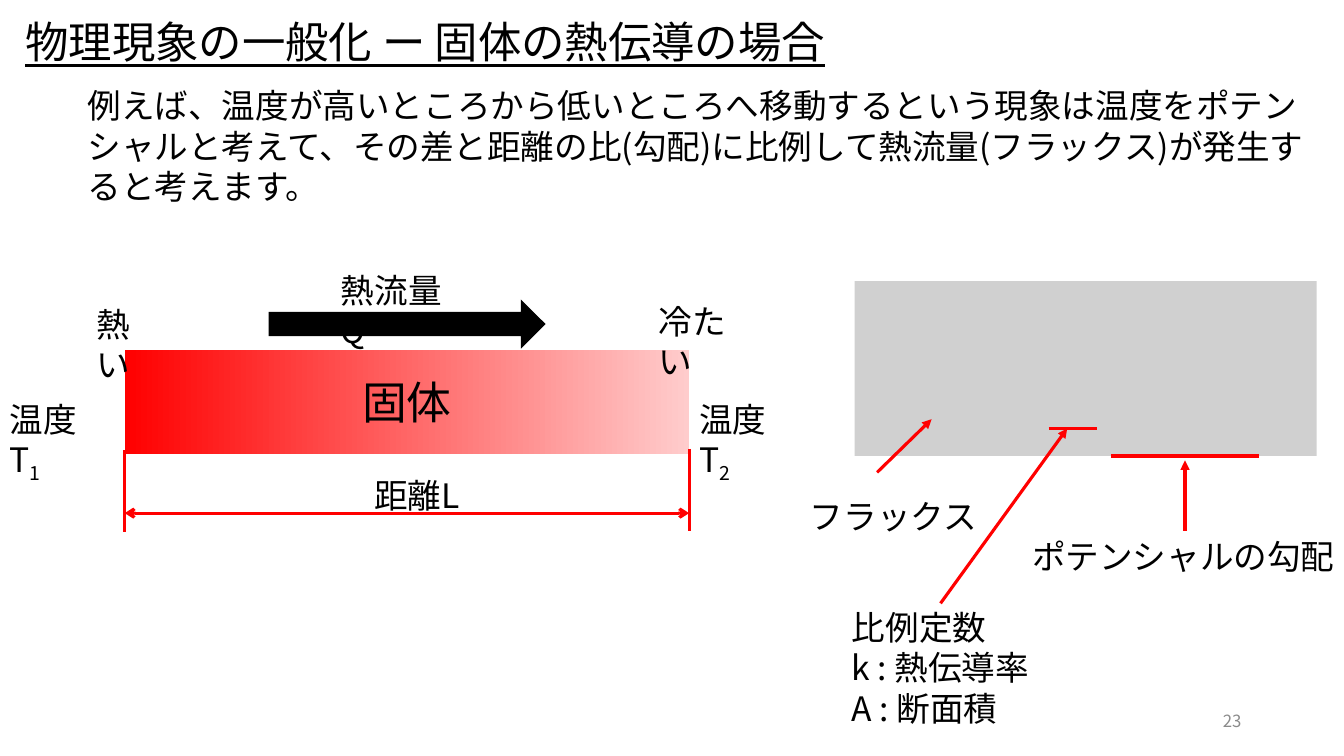
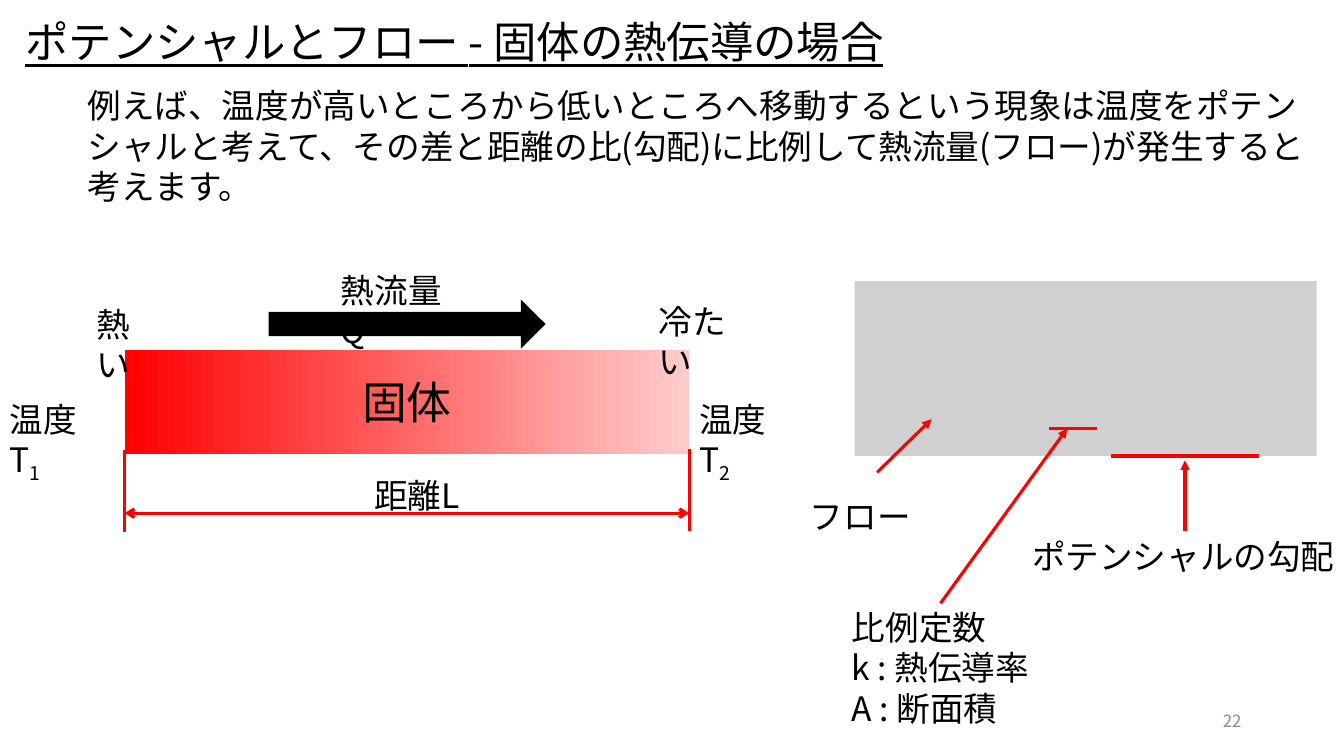
Before and after one commit to UedaShigenori/OpenModelica_Tutorials_Ja, a slide deck: slide 22 of Dev/7_PhysicsDomainModel/OpenModelica_Tutorials_7_PlantModel.pptx (slide 23 before the commit). Drawn at 1344x756 pixels with LibreOffice and Linux fonts; fonts in the diff are those of the drawing; grey boxes stand for pictures. Boxes give left, top, right and bottom in pixels: in the first picture for what was removed or moved away, otherwise in the second. Text is boxed around its words. In the diff, an @@ line names an element or a change of style, - is before the commit and + after.

```diff
--- a/Dev/7_PhysicsDomainModel/OpenModelica_Tutorials_7_PlantModel.pptx
+++ b/Dev/7_PhysicsDomainModel/OpenModelica_Tutorials_7_PlantModel.pptx
@@ text at [25, 21, 883, 67]: text changed @@
-物理現象の一般化 ー 固体の熱伝導の場合
+ポテンシャルとフロー - 固体の熱伝導の場合
@@ text at [88, 89, 1305, 202]: text changed @@
-例えば、温度が高いところから低いところへ移動するという現象は温度をポテンシャルと考えて、その差と距離の比(勾配)に比例して熱流量(フラックス)が発生すると考えます。
+例えば、温度が高いところから低いところへ移動するという現象は温度をポテンシャルと考えて、その差と距離の比(勾配)に比例して熱流量(フロー)が発生すると考えます。
@@ text at [810, 505, 911, 530]: text changed @@
-フラックス
+フロー
@@ page number at [1223, 714, 1242, 727]: text changed @@
-23
+22
```
Also in this commit, not shown: 11 other slides changed, 2 slides added.
